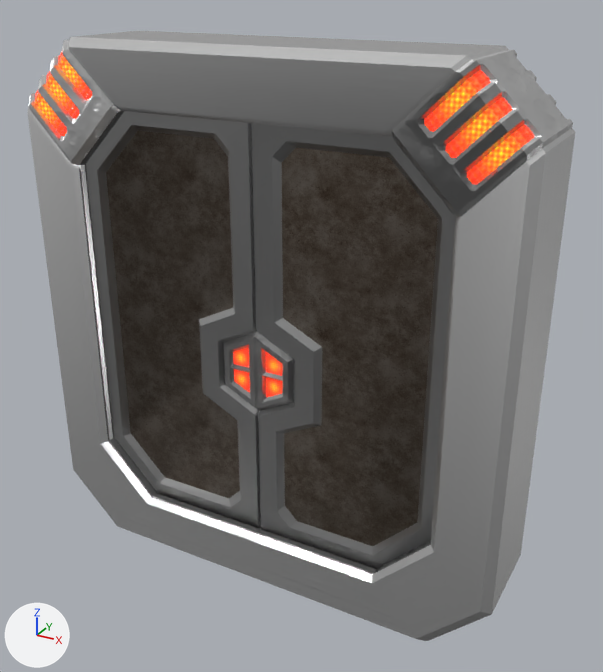
The Blender file environment/abandoned_spaceship/spacedoor.blend: old version first, new version second.
Camera for both pictures: a 50 mm lens placed at (1.98, -3.35, 2.77), pointed at (0.11, 0.05, 1.07). Arrows for +X, +Y and +Z are at lower left; the lights stay in place. The picture after the commit comes second.

Objects in the first picture: 'Doors', 'Frame'.
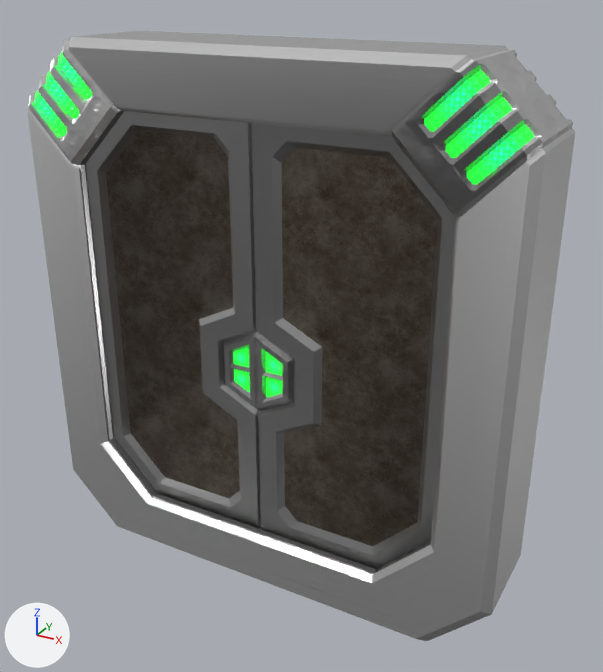
The change, as a list of edits to the scene's bpy script:
```text
Add img_light_green_png:
    img_light_green_png = load_image('light_green.png', 'tex/light/light_green.png', 64, 64, 'sRGB')
Change mat_light:
    where n2 = _N.new('ShaderNodeTexImage'); n2.name = 'Image Texture'
    n2.image: img_light_red_png -> img_light_green_png
```

Location of each change, (x1, y1, x2, y2) in pixels of the pictures (603 x 672 px):
'Doors', surface changed (red to green): (229, 341, 287, 401) in both
'Frame', surface changed: (28, 48, 538, 188) in both
